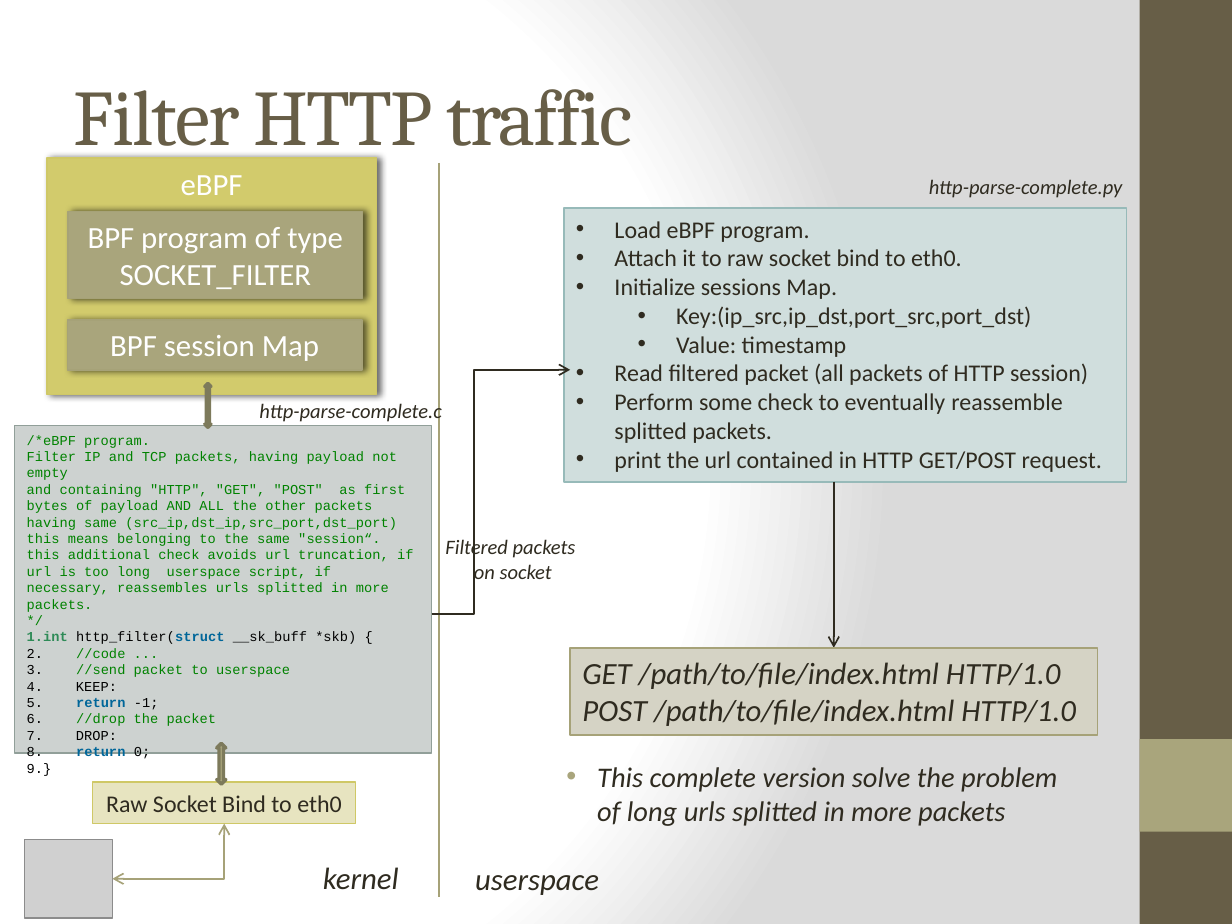
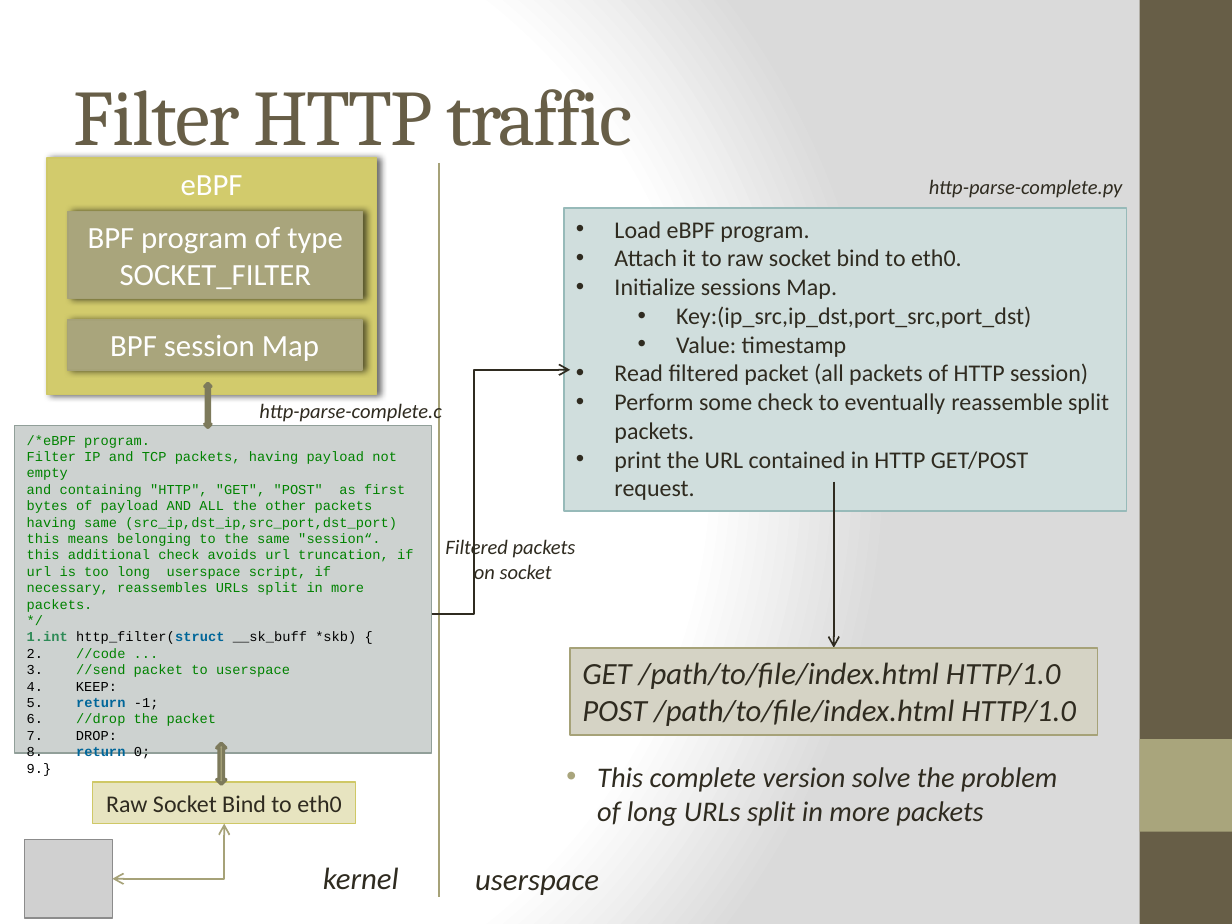
Before and after one commit to netgroup-polito/ebpf-test, a slide deck: slide 4 of ebpf_http_filter.pptx. Drawn at 1232x924 pixels with LibreOffice and Linux fonts; fonts in the diff are those of the drawing; grey boxes stand for pictures. Boxes give left, top, right and bottom in pixels: in the first picture for what was removed or moved away, otherwise in the second. Text is boxed around its words. In the diff, an @@ line names an element or a change of style, - is before the commit and + after.

```diff
--- a/ebpf_http_filter.pptx
+++ b/ebpf_http_filter.pptx
@@ rectangle "Load eBPF program.": place and size @@
-rectangle "Load eBPF program." at box(564, 208, 1127, 482)
+rectangle "Load eBPF program." at box(564, 208, 1127, 511)
@@ text in rectangle at box(614, 393, 1109, 500): text changed @@
-• Perform some check to eventually reassemble splitted packets.
-• print the url contained in HTTP GET/POST request.
+• Perform some check to eventually reassemble split packets.
+• print the URL contained in HTTP GET/POST request.
@@ text in rectangle at box(27, 550, 413, 612): text changed @@
-this additional check avoids url truncation, if url is too long userspace script, if necessary, reassembles urls splitted in more packets.
+this additional check avoids url truncation, if url is too long userspace script, if necessary, reassembles URLs split in more packets.
@@ text at box(597, 767, 1057, 826): text changed @@
-• This complete version solve the problem of long urls splitted in more packets
+• This complete version solve the problem of long URLs split in more packets
```
Also in this commit, not shown: 4 other slides changed, 4 other files.
